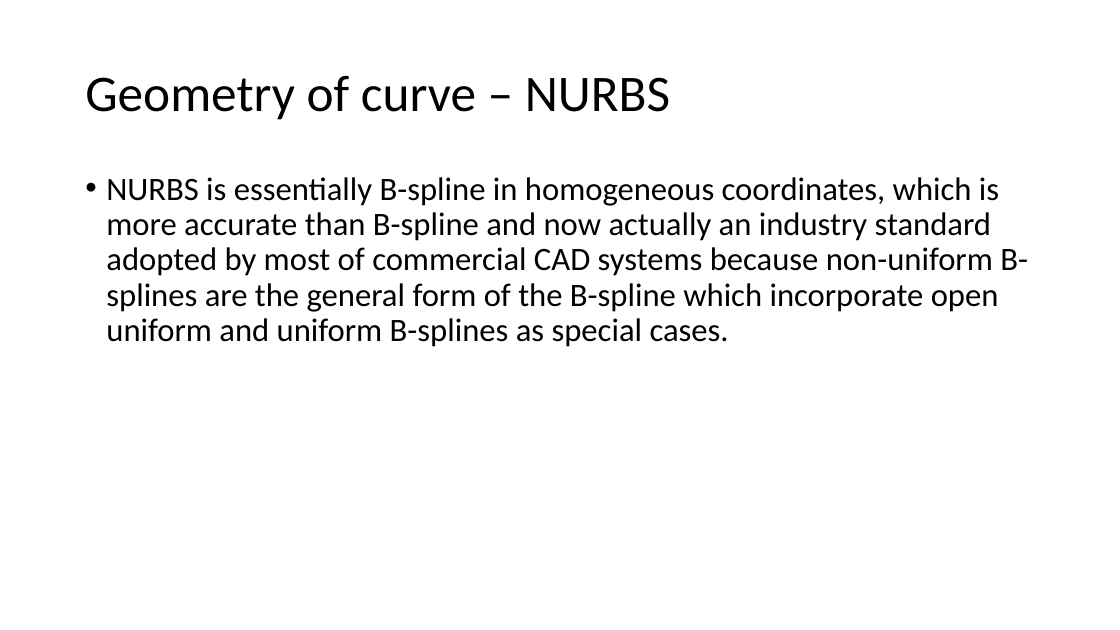
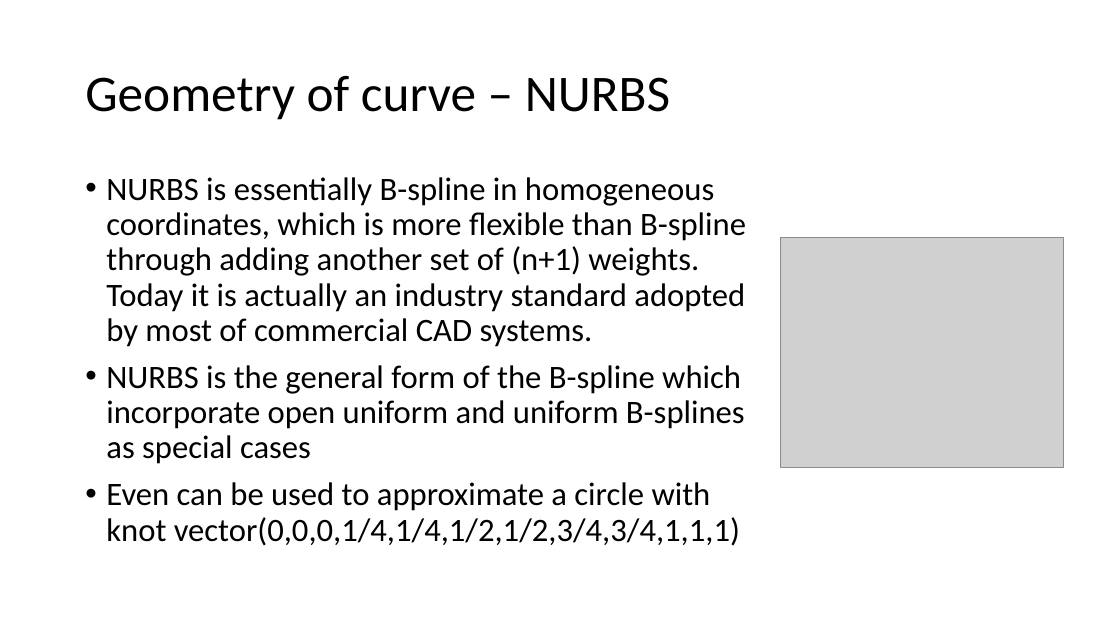
Before and after one commit to Jinny-Ching/cad_cam_course, a slide deck: slide 54 of CAD_CAM.pptx (slide 53 before the commit). Drawn at 1120x630 pixels with LibreOffice and Linux fonts; fonts in the diff are those of the drawing; grey boxes stand for pictures. Boxes give left, top, right and bottom in pixels: in the first picture for what was removed or moved away, otherwise in the second. Text is boxed around its words. In the diff, an @@ line names an element or a change of style, - is before the commit and + after.

```diff
--- a/CAD_CAM.pptx
+++ b/CAD_CAM.pptx
@@ text at (x1=106, y1=177, x2=746, y2=546): text changed @@
-• NURBS is essentially B-spline in homogeneous coordinates, which is more accurate than B-spline and now actually an industry standard adopted by most of commercial CAD systems because non-uniform B-splines are the general form of the B-spline which incorporate open uniform and uniform B-splines as special cases.
+• NURBS is essentially B-spline in homogeneous coordinates, which is more flexible than B-spline through adding another set of (n+1) weights. Today it is actually an industry standard adopted by most of commercial CAD systems.
+• NURBS is the general form of the B-spline which incorporate open uniform and uniform B-splines as special cases
+• Even can be used to approximate a circle with knot vector(0,0,0,1/4,1/4,1/2,1/2,3/4,3/4,1,1,1)
@@ picture added at (x1=781, y1=238, x2=1065, y2=468) @@
```
Also in this commit, not shown: 2 other slides changed, 3 slides added, 2 slides removed.
